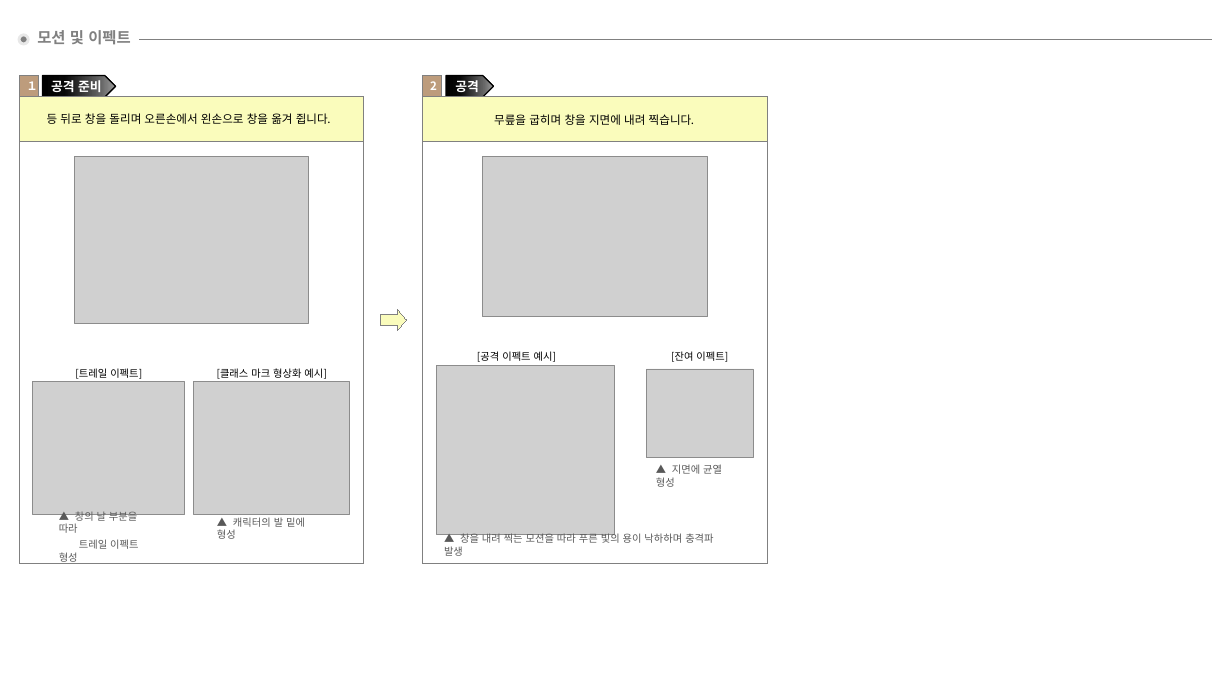
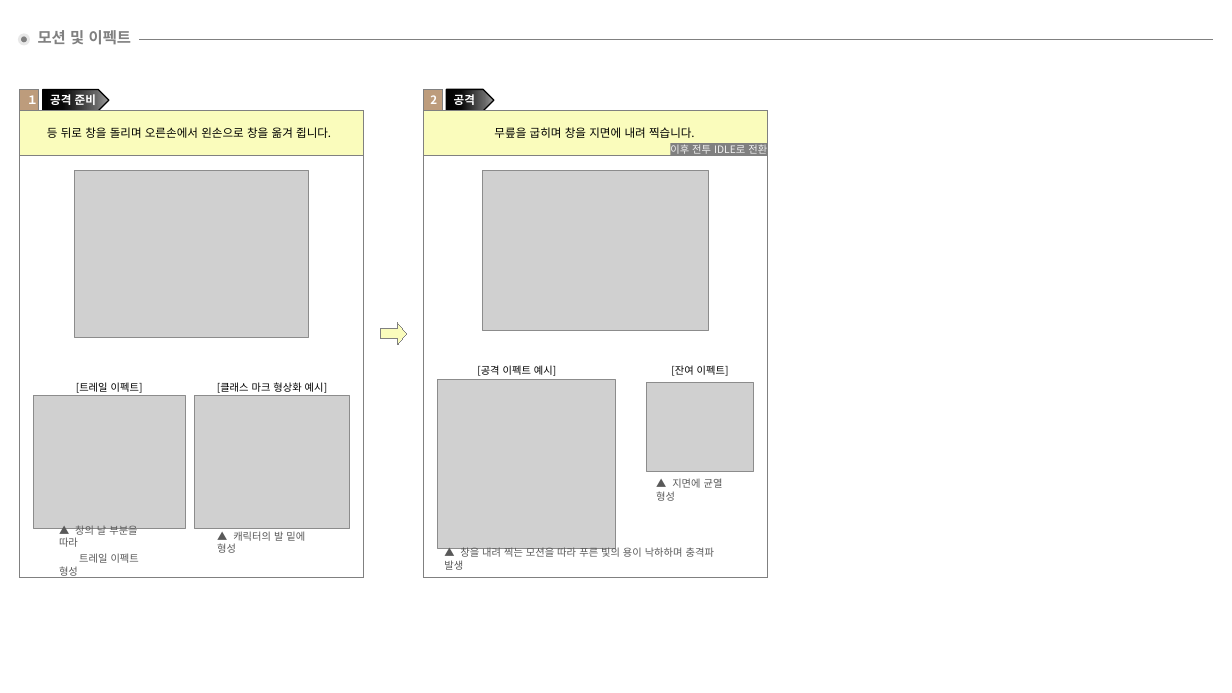
Before and after one commit to hjs0913/GameDesign, a slide deck: slide 3 of 로스트아크/창술사 역기획/스킬/[난무 스킬] 청룡진.pptx (slide 5 before the commit). Drawn at 1232x693 pixels with LibreOffice and Linux fonts; fonts in the diff are those of the drawing; grey boxes stand for pictures. Boxes give left, top, right and bottom in pixels: in the first picture for what was removed or moved away, otherwise in the second. Text is boxed around its words. In the diff, an @@ line names an element or a change of style, - is before the commit and + after.

```diff
--- a/로스트아크/창술사 역기획/스킬/[난무 스킬] 청룡진.pptx
+++ b/로스트아크/창술사 역기획/스킬/[난무 스킬] 청룡진.pptx
@@ pentagon arrow "공격 준비" at box(43, 90, 108, 111): size 10 to 9 pt; alignment centre to left @@
@@ pentagon arrow "공격 준비": place and size @@
-pentagon arrow "공격 준비" at box(43, 76, 116, 97)
+pentagon arrow "공격 준비" at box(43, 90, 108, 111)
@@ pentagon arrow "공격" at box(446, 90, 494, 111): size 10 to 9 pt; alignment centre to left @@
@@ rectangle added at box(671, 143, 768, 155), fill #808080, 8 pt, text #F2F2F2 @@
+이후 전투 IDLE로 전환
@@ 10 texts, 6 pictures, 6 rectangles, 1 pentagon arrow, 1 right arrow: place and size @@
-10 texts, 6 pictures, 6 rectangles, 1 pentagon arrow, 1 right arrow at box(19, 76, 768, 564)
+10 texts, 6 pictures, 6 rectangles, 1 pentagon arrow, 1 right arrow at box(19, 90, 768, 578)
```
Also in this commit, not shown: 3 other slides changed, 2 slides added, 3 slides removed.
